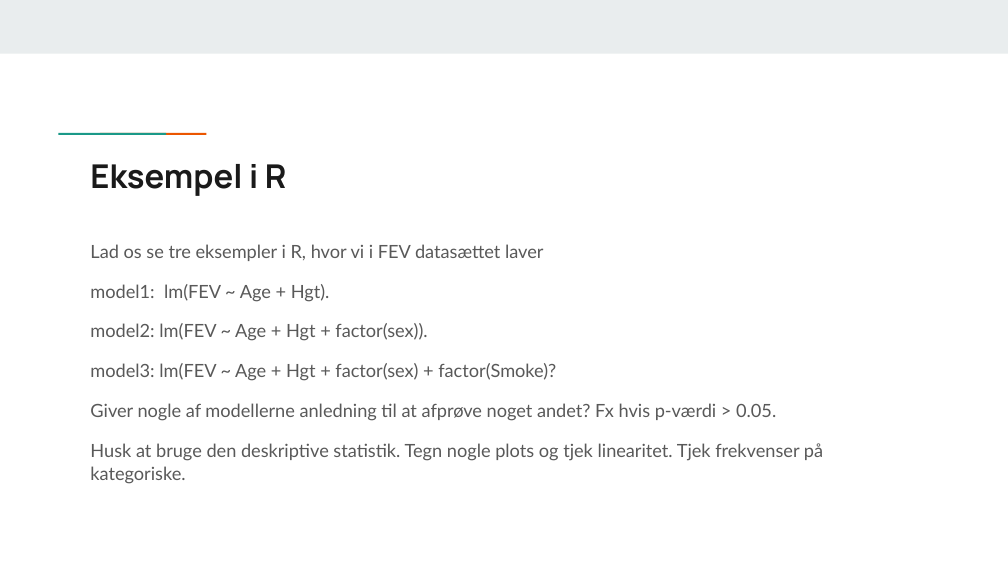
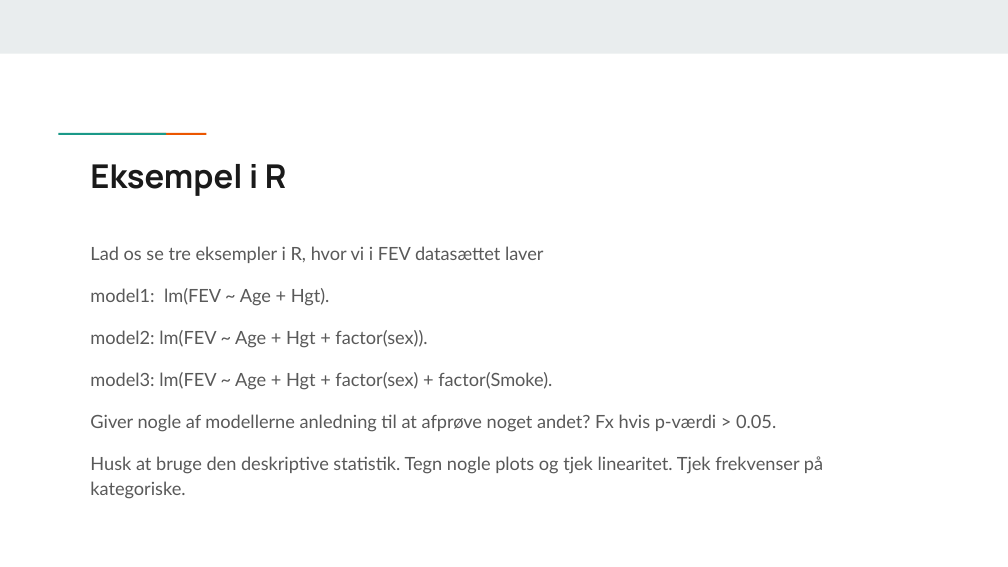
Before and after one commit to KUBDatalab/R-PUFF-1-deskriptiv, a slide deck: slide 5 of files/Modul_3_Multipel_lineær_regression.pptx. Drawn at 1008x567 pixels with LibreOffice and Linux fonts; fonts in the diff are those of the drawing. Boxes give left, top, right and bottom in pixels: in the first picture for what was removed or moved away, otherwise in the second. Text is boxed around its words. In the diff, an @@ line names an element or a change of style, - is before the commit and + after.

```diff
--- a/files/Modul_3_Multipel_lineær_regression.pptx
+++ b/files/Modul_3_Multipel_lineær_regression.pptx
@@ text at <box>90,246,823,499</box>: line spacing 1.05 to 1.15 @@
@@ text at <box>90,372,552,390</box>: text changed @@
-model3: lm(FEV ~ Age + Hgt + factor(sex) + factor(Smoke)?
+model3: lm(FEV ~ Age + Hgt + factor(sex) + factor(Smoke).
```
Also in this commit, not shown: 8 other slides changed.
